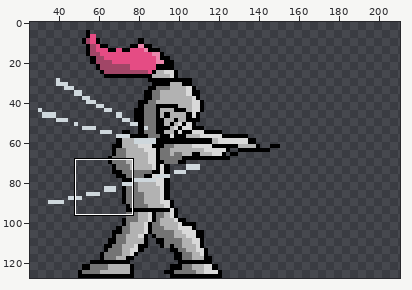
One commit to this sprite sheet: Assets/Art/Sprites/Animations/Lance/Lance2.png. Above: a wide view before the commit, with the close-up outlined.
Close-up. First the earlier version:
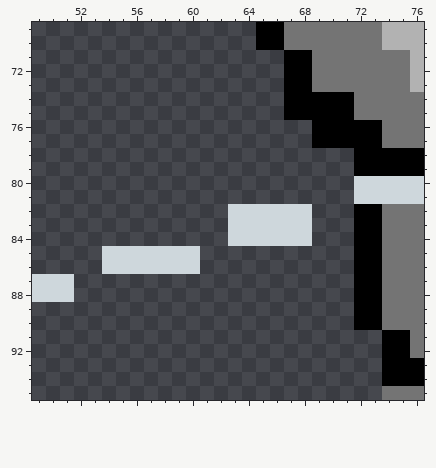
The file is 128x128 pixels. Shown: x 49..76, y 69..95. The old version is drawn lined up with the new one, on the new canvas. The wide view leaves out empty margins. The commit also changed other parts of the picture, which this record leaves out.
After the commit:
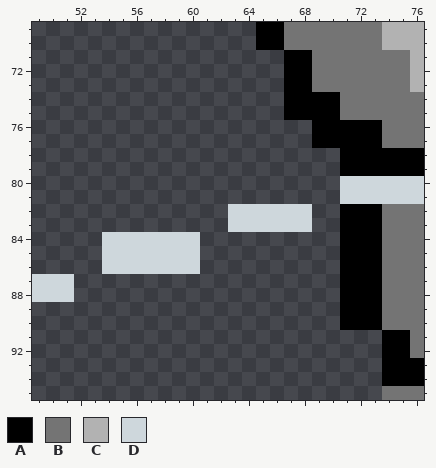
Palette (. is transparent): A #000000  B #747474  C #b2b2b2  D #ced7dc
The exact change:
canvas 128x128 -> 211x128, the old top-left corner now at 23,0
y 74..75: x 71 A -> B
y 78..79: x 71 . -> A
y 80..81: x 71 . -> D
y 82..83: x 71 . -> A
y 84: x 54..60 ....... -> DDDDDDD; x 63..68 DDDDDD -> ......; x 71 . -> A
y 85..90: x 71 . -> A
Where, in picture pixels (left, top, right, bottom), the same in both close-ups:
changed: (102, 92, 354, 330)
